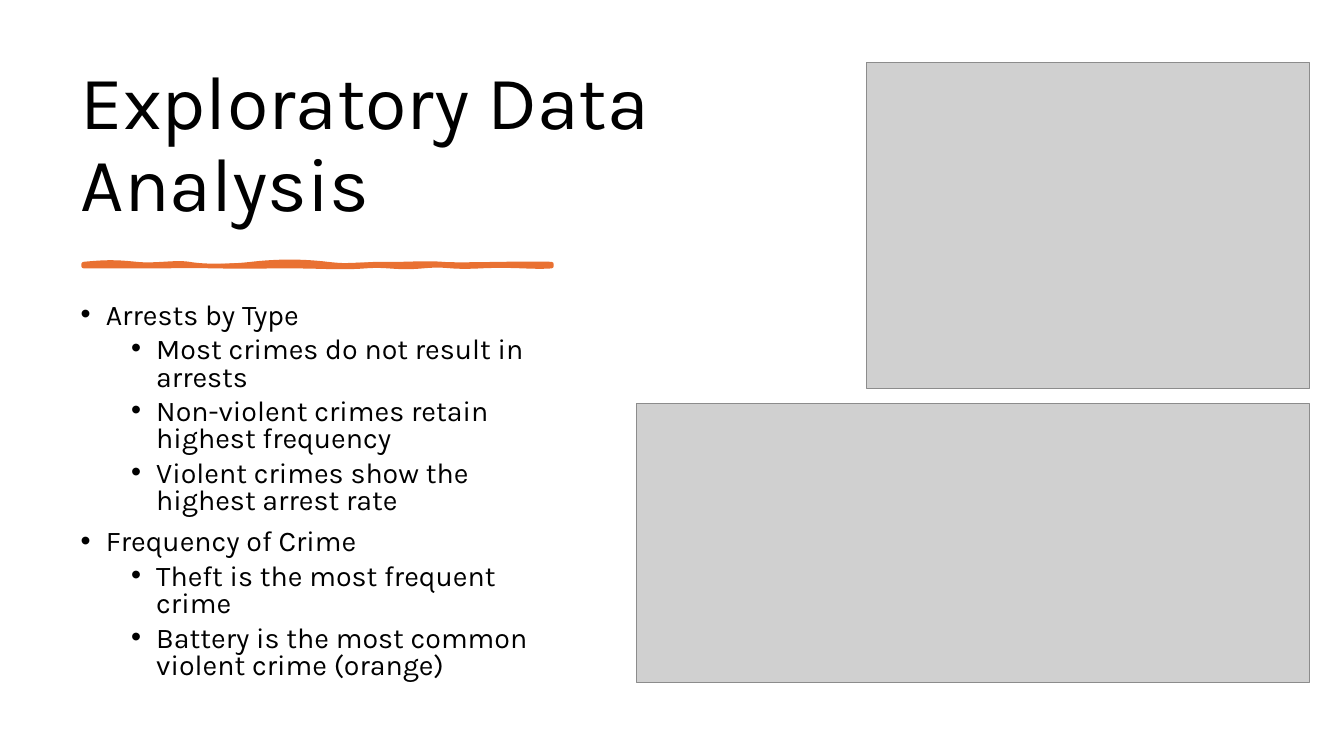
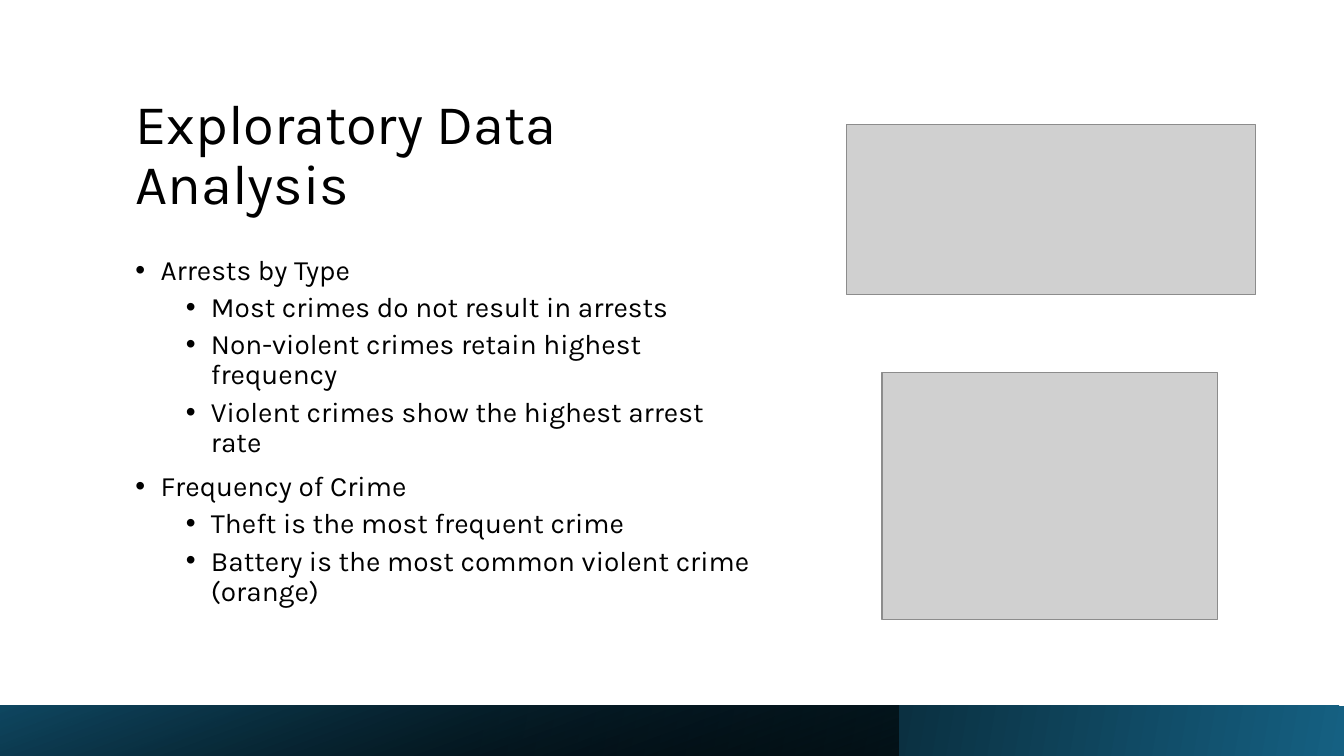
Before and after one commit to tkoche3/ISDS7075, a slide deck: slide 6 of ISDS 7075 Final Presentation.pptx. Drawn at 1344x756 pixels with LibreOffice and Linux fonts; fonts in the diff are those of the drawing; grey boxes stand for pictures. Boxes give left, top, right and bottom in pixels: in the first picture for what was removed or moved away, otherwise in the second. Text is boxed around its words. In the diff, an @@ line names an element or a change of style, - is before the commit and + after.

Commit message:
Formatting

```diff
--- a/ISDS 7075 Final Presentation.pptx
+++ b/ISDS 7075 Final Presentation.pptx
@@ title "Exploratory Data Analysis": place and size @@
-title "Exploratory Data Analysis" at bbox=[81, 77, 648, 229]
+title "Exploratory Data Analysis" at bbox=[135, 105, 556, 218]
@@ title "Exploratory Data Analysis" at bbox=[135, 105, 556, 218]: size 54 to 40 pt @@
@@ picture: place and size @@
-picture at bbox=[636, 403, 1310, 683]
+picture at bbox=[847, 125, 1256, 295]
@@ freeform shape removed at bbox=[84, 264, 552, 266] @@
@@ text "Arrests by Type": place and size @@
-text "Arrests by Type" at bbox=[106, 305, 528, 682]
+text "Arrests by Type" at bbox=[161, 261, 750, 608]
@@ text "Arrests by Type" at bbox=[161, 261, 750, 608]: size 20.4 to 20 pt; line spacing 0.8 to 0.9 @@
@@ picture: place and size @@
-picture at bbox=[867, 63, 1310, 389]
+picture at bbox=[882, 372, 1218, 619]
@@ rectangle added at bbox=[0, 706, 1344, 756], fill gradient #156082 to #000000 @@
@@ rectangle added at bbox=[0, 706, 899, 756], fill gradient #000000 to #104862 @@
```
Also in this commit, not shown: 11 other slides changed, 2 slides added, 4 slides removed.
